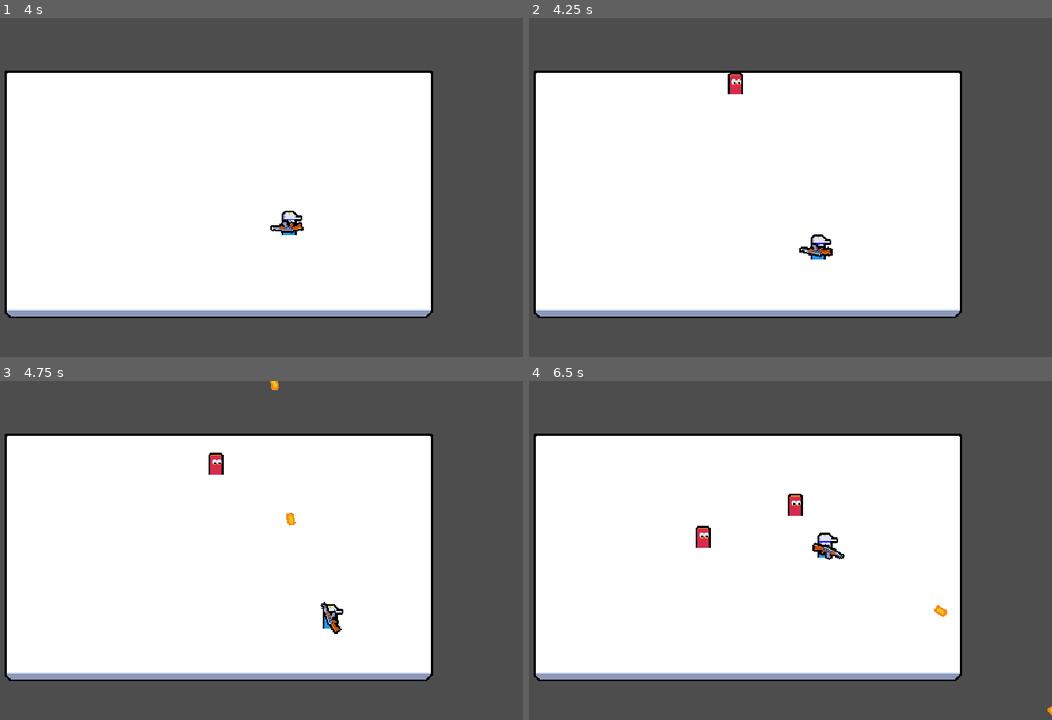
Above: before the commit, frames 1-4 (two rows, left to right).
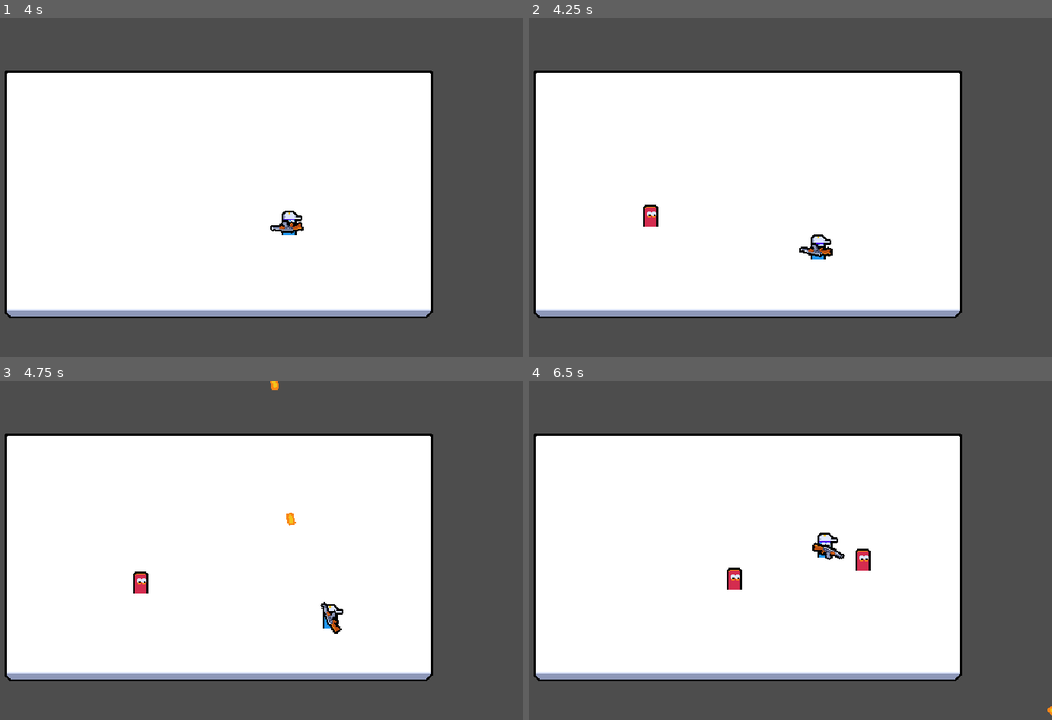
Above: after the commit, the same moments.

Repository: JonanBH/2dmpcourse
Game: Godot game, scene res://ui/main_menu/main_menu.tscn
Two runs of this game, one before a commit and one after it. Both use one fixed random seed, a clock stepped at 60 frames per second and the inputs below.
Inputs (mouse positions are in pixels of both pictures, inside the frame that each line leads up to):
- Up to frame 1 (4 s): click "Play" at 0.5 s; click "Play" at 1.25 s; click "Host" at 2 s; tap Enter at 2.75 s; move the mouse to (350, 173) at 2.77 s; press the mouse at (350, 173) at 2.78 s; hold D (move_right) 2.78-3.53 s; move the mouse to (94, 207) at 3.52 s; release the mouse at (94, 207) at 3.53 s; hold S (move_down) from 3.53 s (still down); click (94, 207) at 3.6 s
- Up to frame 2 (4.25 s): keep holding S (move_down)
- Up to frame 3 (4.75 s): move the mouse to (277, 475) at 4.27 s; release S (move_down) at 4.28 s; press the mouse at (277, 475) at 4.28 s; hold D (move_right) from 4.28 s (still down)
- Up to frame 4 (6.5 s): move the mouse to (717, 621) at 5.02 s; release D (move_right) at 5.03 s; release the mouse at (717, 621) at 5.03 s; hold W (move_up) 5.03-5.78 s; click (717, 621) at 5.1 s; move the mouse to (931, 604) at 5.77 s; press the mouse at (931, 604) at 5.78 s; hold A (move_left) from 5.78 s (still down)

Frame 1 is identical in both runs. In frame 2, 0.4% of the frame differs, in the area x 21-41%, y 16-62%; in frame 3, 0.4%; in frame 4, 0.8%, in the area x 31-81%, y 33-70%.

Commit message:
feat: cleared warnings

Diff:
--- a/entities/bullet/bullet.gd
+++ b/entities/bullet/bullet.gd
@@ -16,9 +16,9 @@
 	global_position += direction * SPEED * delta
 
 
-func start(direction : Vector2) -> void:
-	self.direction = direction
-	rotation = direction.angle()
+func start(dir : Vector2) -> void:
+	self.direction = dir
+	rotation = dir.angle()
 
 
 
--- a/entities/enemy/enemy.gd
+++ b/entities/enemy/enemy.gd
@@ -13,7 +13,7 @@
 		health_component.died.connect(_on_died)
 
 
-func _process(delta: float) -> void:
+func _process(_delta: float) -> void:
 	if is_multiplayer_authority():
 		velocity = global_position.direction_to(target_position) * 40
 		move_and_slide()
--- a/entities/enemy/enemy.tscn
+++ b/entities/enemy/enemy.tscn
@@ -1,9 +1,10 @@
-[gd_scene load_steps=8 format=3 uid="uid://4oqp8w4q1nhf"]
+[gd_scene load_steps=10 format=3 uid="uid://4oqp8w4q1nhf"]
 
 [ext_resource type="Script" uid="uid://drixbc6h6wkjo" path="res://entities/enemy/enemy.gd" id="1_im2q6"]
 [ext_resource type="Texture2D" uid="uid://df7mgfvue7pvb" path="res://entities/enemy/enemy_medium.png" id="1_ksmh7"]
 [ext_resource type="PackedScene" uid="uid://bbx7m03mkqsce" path="res://components/health_component.tscn" id="2_3fvr7"]
 [ext_resource type="PackedScene" uid="uid://cagdrvllq4n4q" path="res://components/hurtbox_component.tscn" id="3_dt443"]
+[ext_resource type="PackedScene" uid="uid://dxqxjjgtgmqjc" path="res://components/hitbox_component.tscn" id="5_4wwj3"]
 
 [sub_resource type="SceneReplicationConfig" id="SceneReplicationConfig_im2q6"]
 properties/0/path = NodePath(".:global_position")
@@ -15,6 +16,9 @@
 
 [sub_resource type="RectangleShape2D" id="RectangleShape2D_4wwj3"]
 size = Vector2(16, 24)
+
+[sub_resource type="RectangleShape2D" id="RectangleShape2D_d50e0"]
+size = Vector2(10, 13)
 
 [node name="Enemy" type="CharacterBody2D"]
 collision_layer = 0
@@ -47,3 +51,11 @@
 texture = ExtResource("1_ksmh7")
 centered = false
 offset = Vector2(-8, -23)
+
+[node name="HitboxComponent" parent="." instance=ExtResource("5_4wwj3")]
+position = Vector2(0, -7)
+collision_layer = 4
+
+[node name="CollisionShape2D" type="CollisionShape2D" parent="HitboxComponent"]
+position = Vector2(0, -3.5)
+shape = SubResource("RectangleShape2D_d50e0")
--- a/entities/player/player.gd
+++ b/entities/player/player.gd
@@ -3,6 +3,7 @@
 @onready var player_input_syncronizer_component: PlayerInputSynchronizerComponent = $PlayerInputSyncronizerComponent
 @onready var weapon_root: Node2D = $WeaponRoot
 @onready var fire_rate_timer: Timer = $FireRateTimer
+@onready var health_component: HealthComponent = $HealthComponent
 
 var bullet_scene : PackedScene = preload("uid://i6a54pjcj6nb")
 
@@ -11,9 +12,10 @@
 
 func _ready() -> void:
 	player_input_syncronizer_component.set_multiplayer_authority(input_multiplayer_authority)
+	health_component.died.connect(_on_died)
 
 
-func _process(delta: float) -> void:
+func _process(_delta: float) -> void:
 	var aim_position = weapon_root.global_position \
 			+ player_input_syncronizer_component.aim_vector
 
@@ -38,3 +40,7 @@
 	get_parent().add_child(bullet, true)
 
 	fire_rate_timer.start()
+
+
+func _on_died() -> void:
+	print("Player died")
--- a/entities/player/player.tscn
+++ b/entities/player/player.tscn
@@ -1,9 +1,11 @@
-[gd_scene load_steps=7 format=3 uid="uid://bjmdbk30ebfj"]
+[gd_scene load_steps=10 format=3 uid="uid://bjmdbk30ebfj"]
 
 [ext_resource type="Script" uid="uid://cr50jbl2u0xii" path="res://entities/player/player.gd" id="1_symyc"]
 [ext_resource type="PackedScene" uid="uid://dbippw4rrlm31" path="res://components/player_input_syncronizer_component.tscn" id="2_abrql"]
+[ext_resource type="PackedScene" uid="uid://bbx7m03mkqsce" path="res://components/health_component.tscn" id="2_fkugw"]
 [ext_resource type="Texture2D" uid="uid://3py6iwcewkd5" path="res://entities/player/player-medium.png" id="3_sglur"]
 [ext_resource type="Texture2D" uid="uid://rm3uk3fjgcyp" path="res://entities/player/rifle.png" id="4_bls4j"]
+[ext_resource type="PackedScene" uid="uid://cagdrvllq4n4q" path="res://components/hurtbox_component.tscn" id="6_8fjmc"]
 
 [sub_resource type="SceneReplicationConfig" id="SceneReplicationConfig_abrql"]
 properties/0/path = NodePath(".:global_position")
@@ -12,10 +14,16 @@
 
 [sub_resource type="CircleShape2D" id="CircleShape2D_symyc"]
 
+[sub_resource type="CircleShape2D" id="CircleShape2D_8fjmc"]
+radius = 5.0
+
 [node name="Player" type="CharacterBody2D" groups=["player"]]
 collision_layer = 0
 motion_mode = 1
 script = ExtResource("1_symyc")
+
+[node name="HealthComponent" parent="." instance=ExtResource("2_fkugw")]
+max_health = 5
 
 [node name="PlayerInputSyncronizerComponent" parent="." node_paths=PackedStringArray("aim_root") instance=ExtResource("2_abrql")]
 aim_root = NodePath("../WeaponRoot")
@@ -26,6 +34,10 @@
 [node name="FireRateTimer" type="Timer" parent="."]
 wait_time = 0.2
 one_shot = true
+
+[node name="CollisionShape2D" type="CollisionShape2D" parent="."]
+position = Vector2(0, -10)
+shape = SubResource("CircleShape2D_symyc")
 
 [node name="Sprite2D" type="Sprite2D" parent="."]
 position = Vector2(0, -16)
@@ -41,6 +53,11 @@
 centered = false
 offset = Vector2(-14, -6)
 
-[node name="CollisionShape2D" type="CollisionShape2D" parent="."]
-position = Vector2(0, -10)
-shape = SubResource("CircleShape2D_symyc")
+[node name="HurtboxComponent" parent="." node_paths=PackedStringArray("health_component") instance=ExtResource("6_8fjmc")]
+position = Vector2(0, -8)
+collision_mask = 4
+health_component = NodePath("../HealthComponent")
+
+[node name="CollisionShape2D" type="CollisionShape2D" parent="HurtboxComponent"]
+shape = SubResource("CircleShape2D_8fjmc")
+debug_color = Color(0.564736, 0.557056, 0.0890476, 0.42)
--- a/manager/enemy_manager.gd
+++ b/manager/enemy_manager.gd
@@ -53,8 +53,8 @@
 
 
 func get_random_spawn_position() -> Vector2 :
-	var x = randi_range(0, spawn_rect.size.x)
-	var y = randi_range(0, spawn_rect.size.y)
+	var x = randf_range(0, spawn_rect.size.x)
+	var y = randf_range(0, spawn_rect.size.y)
 
 	return spawn_rect.global_position + Vector2(x, y)
 
--- a/project.godot
+++ b/project.godot
@@ -62,6 +62,7 @@
 [layer_names]
 
 2d_physics/layer_1="Terrain"
+2d_physics/layer_3="enemy"
 2d_physics/layer_9="Bullet"
 
 [rendering]
